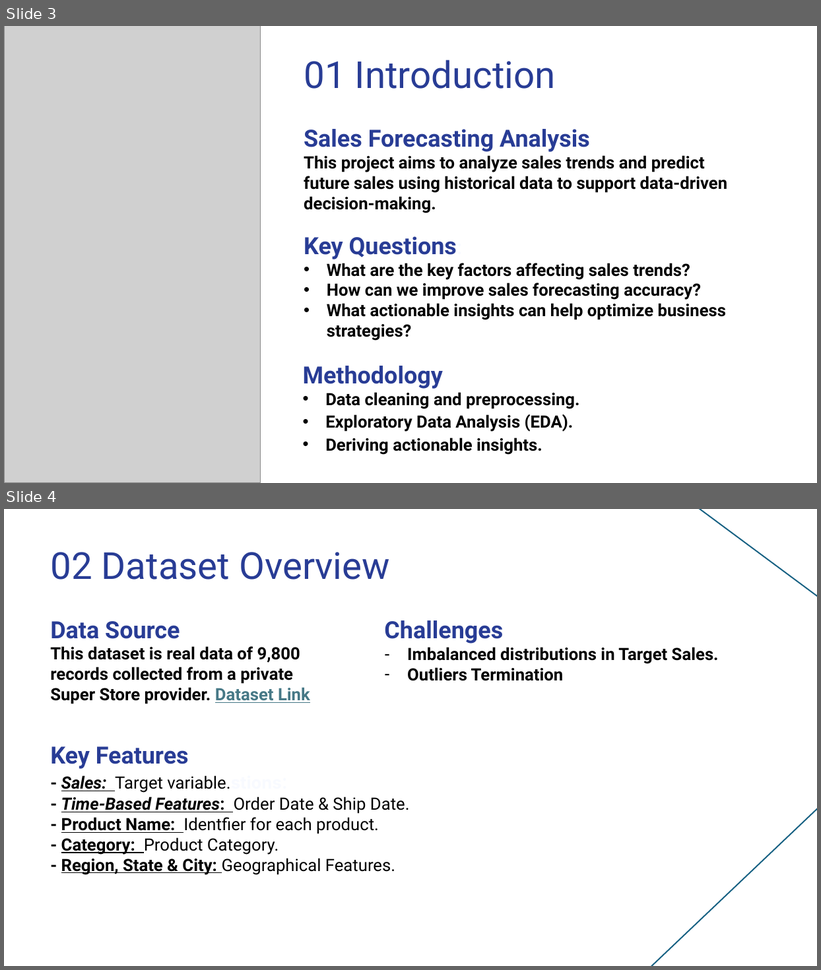
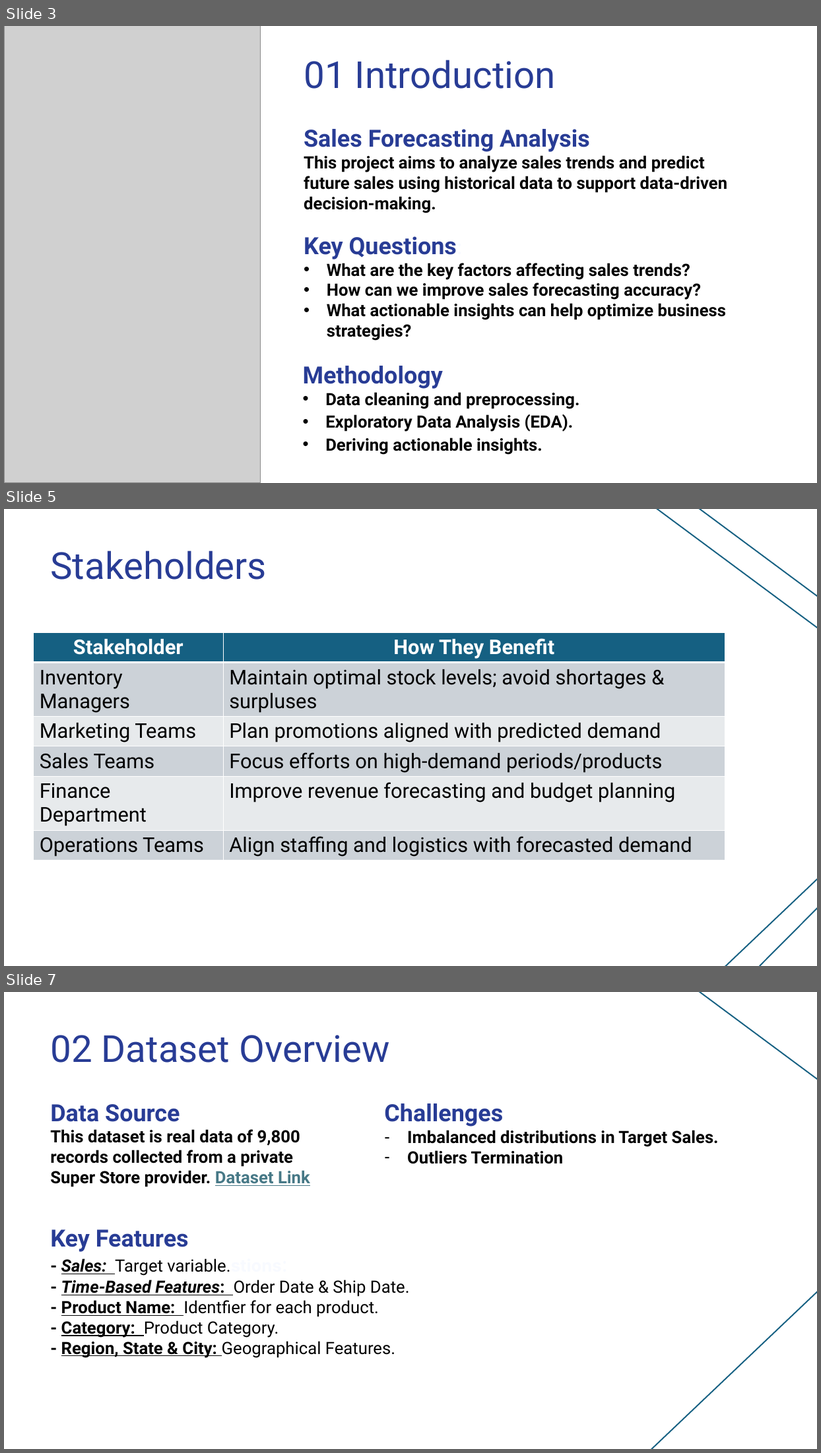
Before and after one commit to AbdallahGasem/Sales-Forecasting-and-Demand-Prediction, a slide deck: Milestones/M1/SalesForecastingandDemandPredication-Presentation.pptx. Shown one above the other, each under a label of ours: slides 3 and 4 before the commit, slides 3, 5 and 7 after it; the slides between them are not shown. The pictures are 821x970 and 821x1453 pixels, drawn with LibreOffice and Linux fonts; fonts in the diff are those of the drawing; grey boxes stand for pictures. Boxes give left, top, right and bottom in pixels: in the first picture for what was removed or moved away, otherwise in the second. Text is boxed around its words. In the diff, an @@ line names an element or a change of style, - is before the commit and + after.

```diff
--- a/Milestones/M1/SalesForecastingandDemandPredication-Presentation.pptx
+++ b/Milestones/M1/SalesForecastingandDemandPredication-Presentation.pptx
@@ slide 5 added at (4,509,817,966), background #FFFFFF @@
@@ line added from (817, 642) to (655, 509), #156082 1.5 pt @@
@@ line added from (817, 621) to (669, 509), #156082 1.5 pt @@
@@ title added at (50,551,267,580), 44 pt, text #283C95 @@
+Stakeholders
@@ table added at (33,633,725,865), 6 rows, 2 columns @@
+Stakeholder | How They Benefit
+Inventory Managers | Maintain optimal stock levels; avoid shortages & surpluses
+Marketing Teams | Plan promotions aligned with predicted demand
+Sales Teams | Focus efforts on high-demand periods/products
+Finance Department | Improve revenue forecasting and budget planning
+Operations Teams | Align staffing and logistics with forecasted demand
@@ line added from (685, 966) to (817, 810), #156082 1.5 pt @@
@@ line added from (760, 966) to (817, 875), #156082 1.5 pt @@
@@ what was slide 4 is now slide 7 @@
```
Also in this commit, not shown: 2 slides changed, 7 other slides added, 5 other files.
